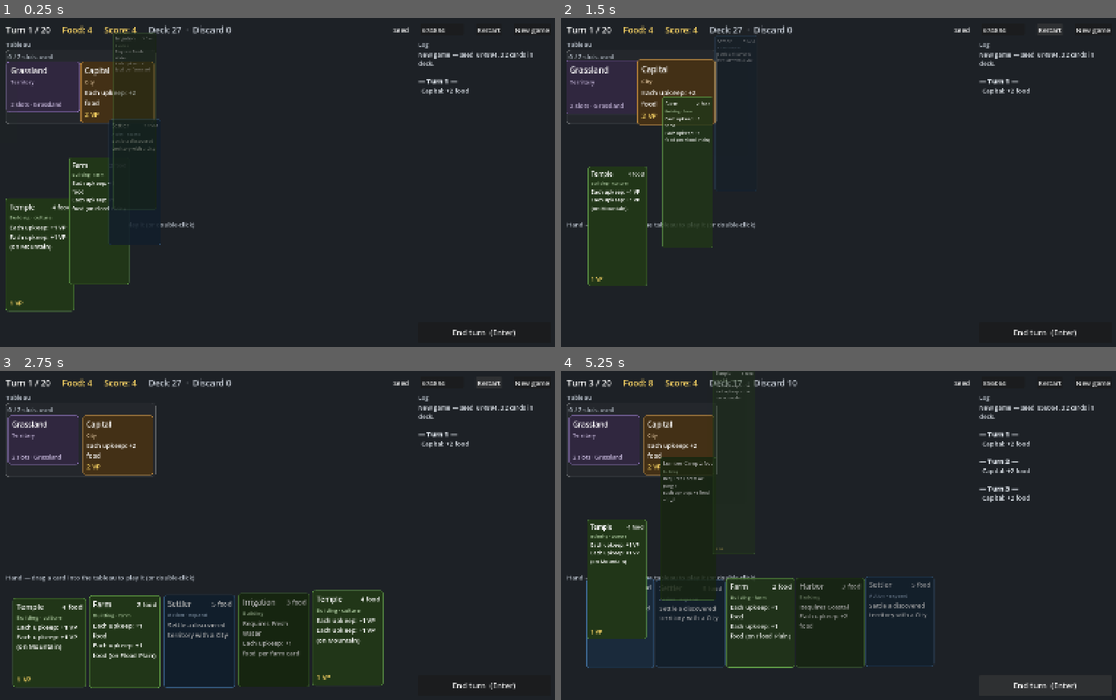
Above: before the commit, frames 1-4 (two rows, left to right).
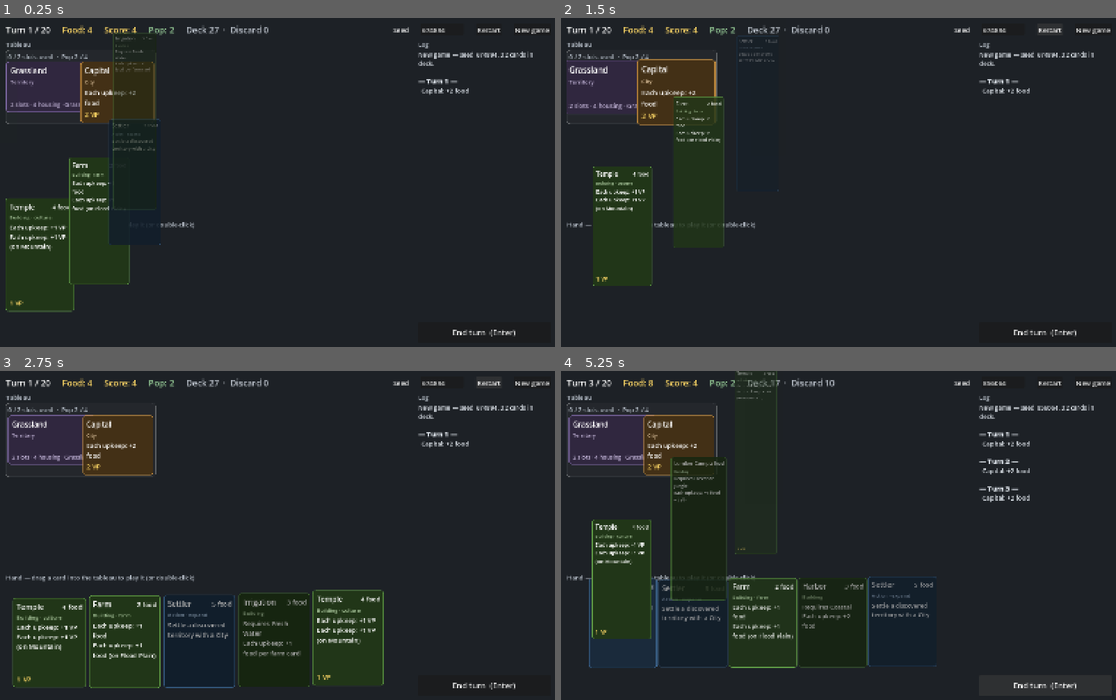
Above: after the commit, the same moments.

Repository: r888888888/4x-card-game
Game: Godot game, scene res://ui/main.tscn
Same seed, same stepped clock (60 frames per second), same inputs: the game is played once before the commit and once after it.
Inputs:
- Up to frame 1 (0.25 s): no input
- Up to frame 2 (1.5 s): click "Restart" at 0.5 s; click "Restart" at 1.25 s
- Up to frame 3 (2.75 s): click "Restart" at 2 s
- Up to frame 4 (5.25 s): click "New game" at 2.75 s; click "New game" at 3.5 s; click "End turn (Enter)" at 4.25 s; click "End turn (Enter)" at 5 s

The runs differ from the first frame. In frame 1, 0.6% of the frame differs, in the area x 1-49%, y 2-29%; in frame 2, 2.1%; in frame 3, 1.1%; in frame 4, 4.3%, in the area x 4-68%, y 0-91%.

Commit message:
009: show pop and housing on territories and total pop in the stats bar
Co-Authored-By: Claude Opus 5.5 <noreply@anthropic.com>

Diff:
--- a/ui/card_view.gd
+++ b/ui/card_view.gd
@@ -106,7 +106,7 @@
 	_box.add_child(rules)
 
 	if def.type == "territory":
-		var info := "%d slot%s" % [def.slots, "" if def.slots == 1 else "s"]
+		var info := "%d slot%s · %d housing" % [def.slots, "" if def.slots == 1 else "s", def.housing]
 		var names := def.keywords.map(func(k): return k.capitalize())
 		if not names.is_empty():
 			info += " · " + ", ".join(PackedStringArray(names))
--- a/ui/main.gd
+++ b/ui/main.gd
@@ -9,6 +9,7 @@
 var _turn_label: Label
 var _food_label: Label
 var _score_label: Label
+var _pop_label: Label
 var _piles_label: Label
 var _seed_edit: LineEdit
 var _tableau: HFlowContainer  # holds one group per territory, then the ghost
@@ -314,6 +315,8 @@
 	_set_stat(_turn_label, "Turn %d / %d" % [e.turn, e.turn_limit()])
 	_set_stat(_food_label, "Food: %d" % e.resources.get("food", 0))
 	_set_stat(_score_label, "Score: %d" % e.score())
+	_pop_label.visible = e.population_on()
+	_set_stat(_pop_label, "Pop: %d" % e.total_pop())
 	_set_stat(_piles_label, "Deck %d  ·  Discard %d" % [e.zone("deck").size(), e.zone("discard").size()])
 
 	var hand := e.zone("hand").cards
@@ -379,7 +382,10 @@
 		group.label.visible = key != -1
 		if key != -1:
 			var slots: int = e.zone("tableau").find(key).def.slots
-			_set_stat(group.label, "%d / %d slots used" % [slots - e.free_slots(key), slots])
+			var text := "%d / %d slots used" % [slots - e.free_slots(key), slots]
+			if e.population_on():
+				text += "  ·  Pop %d / %d" % [e.pop(key), e.housing(key)]
+			_set_stat(group.label, text)
 	for key in _groups.keys():
 		if not members.has(key):
 			_groups[key].frame.queue_free()
@@ -651,6 +657,7 @@
 	_turn_label = _stat(bar)
 	_food_label = _stat(bar, Color("ffd966"))
 	_score_label = _stat(bar, Color("ffd966"))
+	_pop_label = _stat(bar, Color("9fd89f"))
 	_piles_label = _stat(bar, Color("c3cad3"))
 	var spacer := Control.new()
 	spacer.size_flags_horizontal = Control.SIZE_EXPAND_FILL
